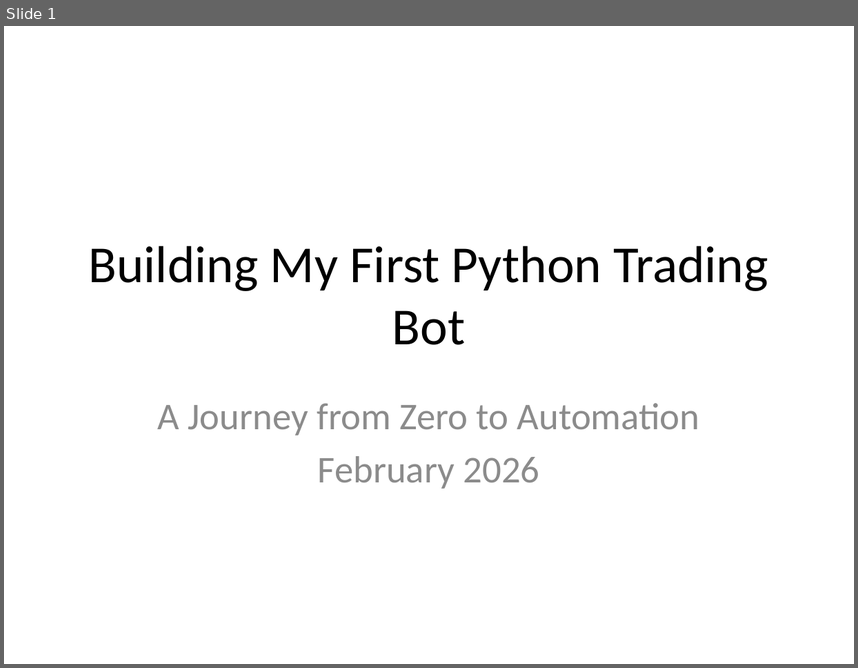
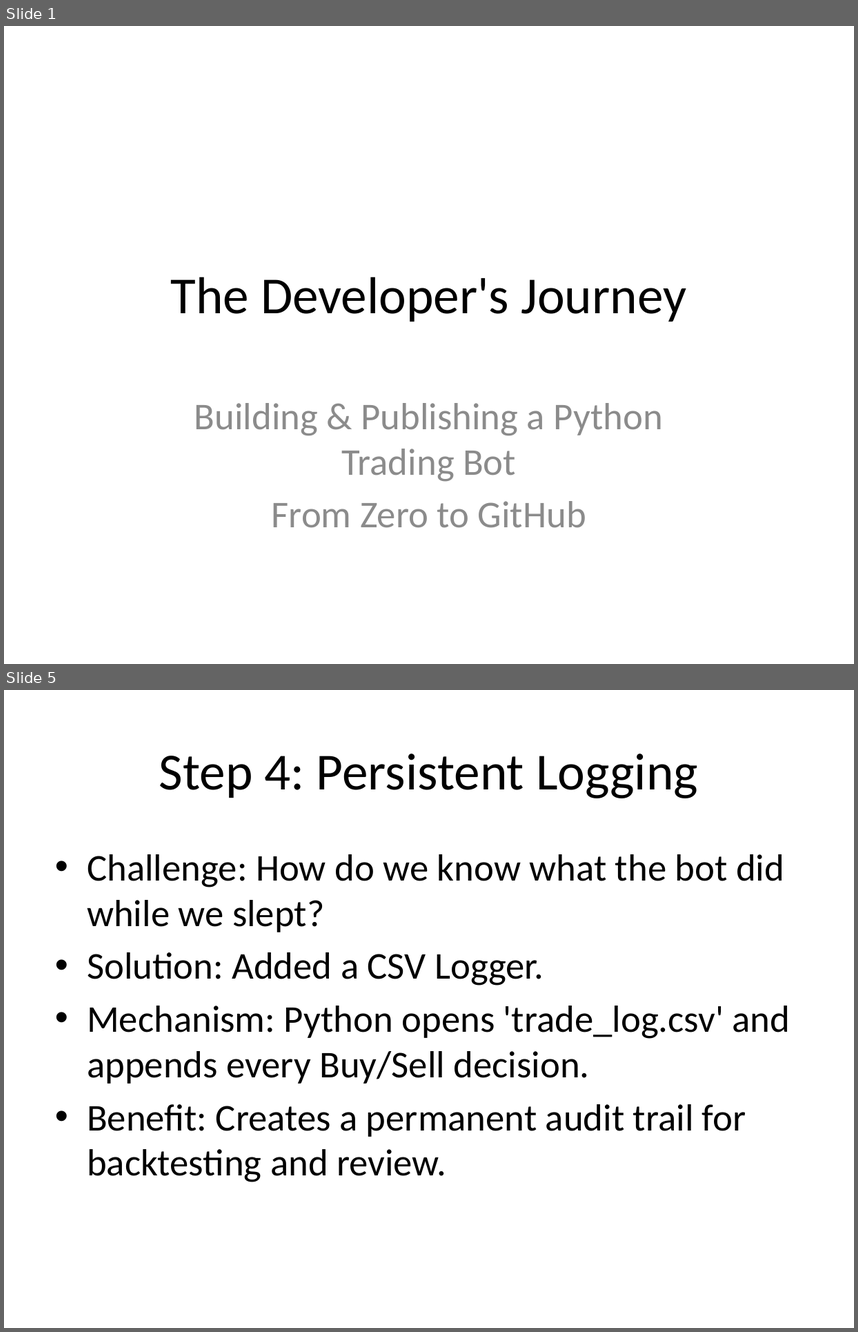
Before and after one commit to learnhowtolikeit/python-trading-bot, a slide deck: My_Trading_Bot_Journey.pptx. Shown one above the other, each under a label of ours: slide 1 before the commit, slides 1 and 5 after it; the slides between them are not shown. The pictures are 858x668 and 858x1332 pixels, drawn with LibreOffice and Linux fonts; fonts in the diff are those of the drawing. Boxes give left, top, right and bottom in pixels: in the first picture for what was removed or moved away, otherwise in the second. Text is boxed around its words. In the diff, an @@ line names an element or a change of style, - is before the commit and + after.

Commit message:
Updated PPTX Journey Deck

```diff
--- a/My_Trading_Bot_Journey.pptx
+++ b/My_Trading_Bot_Journey.pptx
@@ slide 5 added at box(4, 690, 854, 1328), background #FFFFFF @@
@@ title added at box(159, 753, 698, 798), 44 pt, text #000000 @@
+Step 4: Persistent Logging
@@ text added at box(87, 854, 791, 1182), 32 pt, text #000000 @@
+• Challenge: How do we know what the bot did while we slept?
+• Solution: Added a CSV Logger.
+• Mechanism: Python opens 'trade_log.csv' and appends every Buy/Sell decision.
+• Benefit: Creates a permanent audit trail for backtesting and review.
@@ slide 1 changed as well @@
@@ title at box(171, 276, 686, 321): text changed @@
-Building My First Python Trading Bot
+The Developer's Journey
@@ subtitle at box(194, 403, 662, 528): text changed @@
-A Journey from Zero to Automation
-February 2026
+Building & Publishing a Python Trading Bot
+From Zero to GitHub
```
Also in this commit, not shown: 1 other slide changed, 5 other slides added, 3 slides removed, 1 other file.
